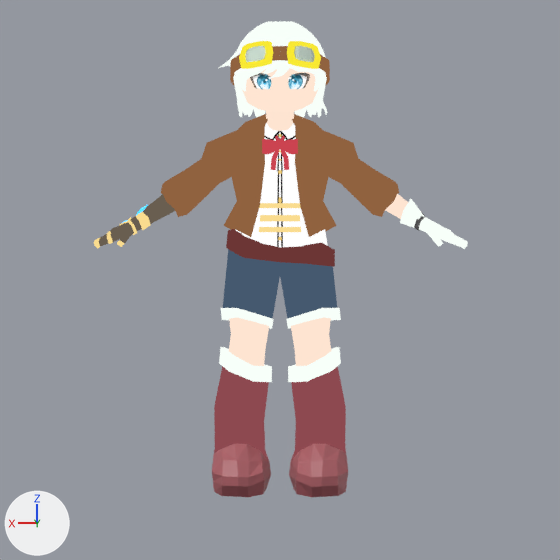
A saved change to the Blender file Sprites/main character/chara.blend.
Rendered twice from the file's camera 'Camera'. Arrows for +X, +Y and +Z are at lower left; the lights stay in place.

Names of what the first picture shows: 'Grove', 'LeftHand', 'Pants', 'Ribon', 'body.001', 'boots', 'face', 'hair', 'jacket', 'shirt', '立方体'.
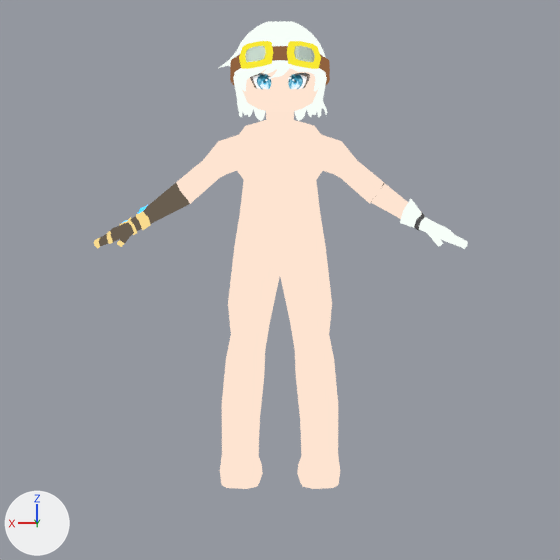
Location of each change, [x1, y1, x2, y2] in pixels of the pictures (560 x 560 px):
'boots', hidden (brown)
    before: [212, 347, 348, 497]
'jacket', hidden
    before: [161, 114, 399, 237]
'Pants', hidden
    before: [221, 229, 341, 329]
'shirt', hidden
    before: [236, 123, 328, 247]
'Ribon', hidden
    before: [262, 139, 298, 170]
'body.001', unchanged, uncovered by the edit
    before: [229, 111, 331, 366]
    after: [176, 111, 384, 489]

The change, as a list of edits to the scene's bpy script:
```text
Change ob_boots:
    add ob_boots.hide_set(True)
Change ob_jacket:
    add ob_jacket.hide_set(True)
Change ob_pants:
    add ob_pants.hide_set(True)
Change ob_shirt:
    add ob_shirt.hide_set(True)
Change ob_ribon:
    add ob_ribon.hide_set(True)
```
